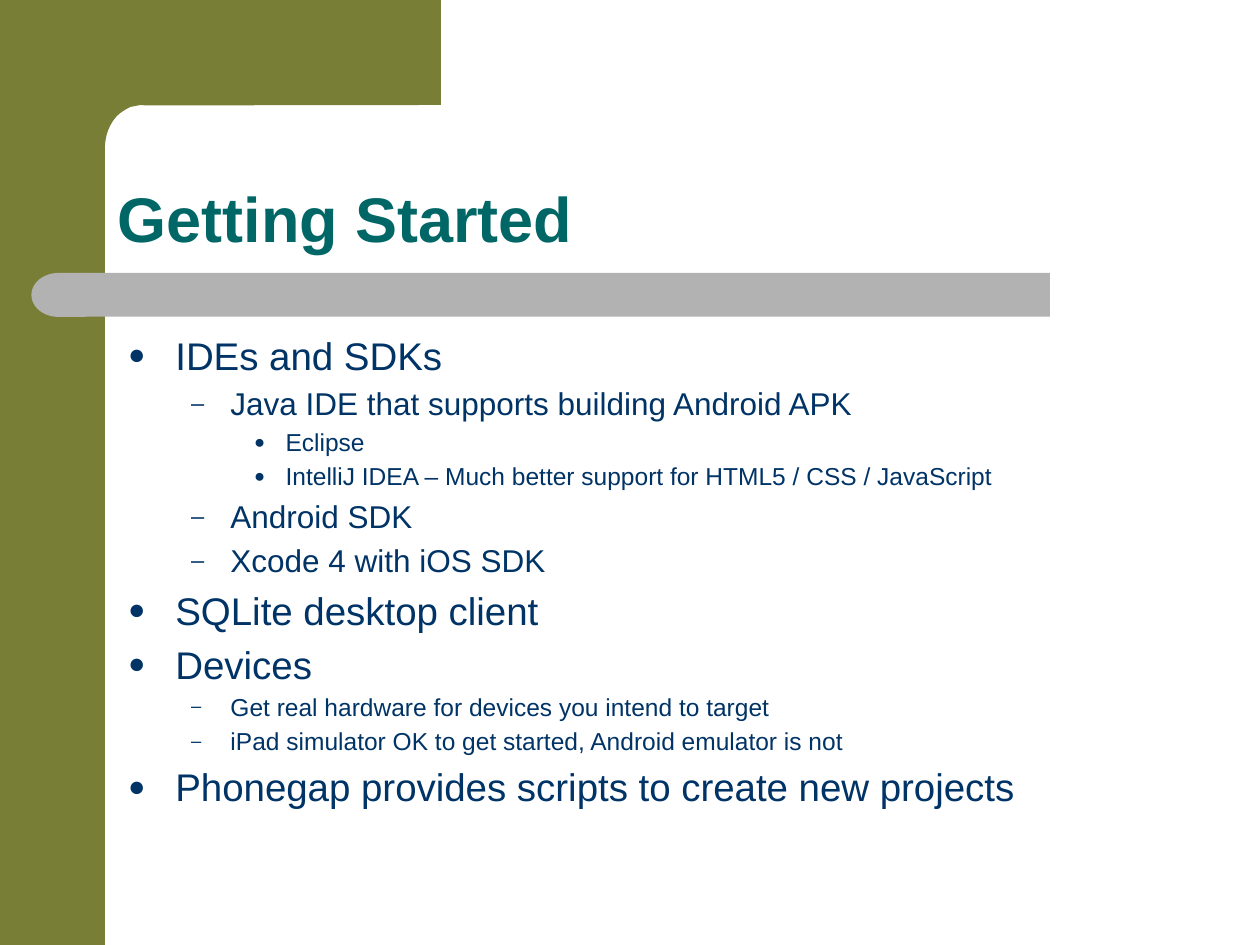
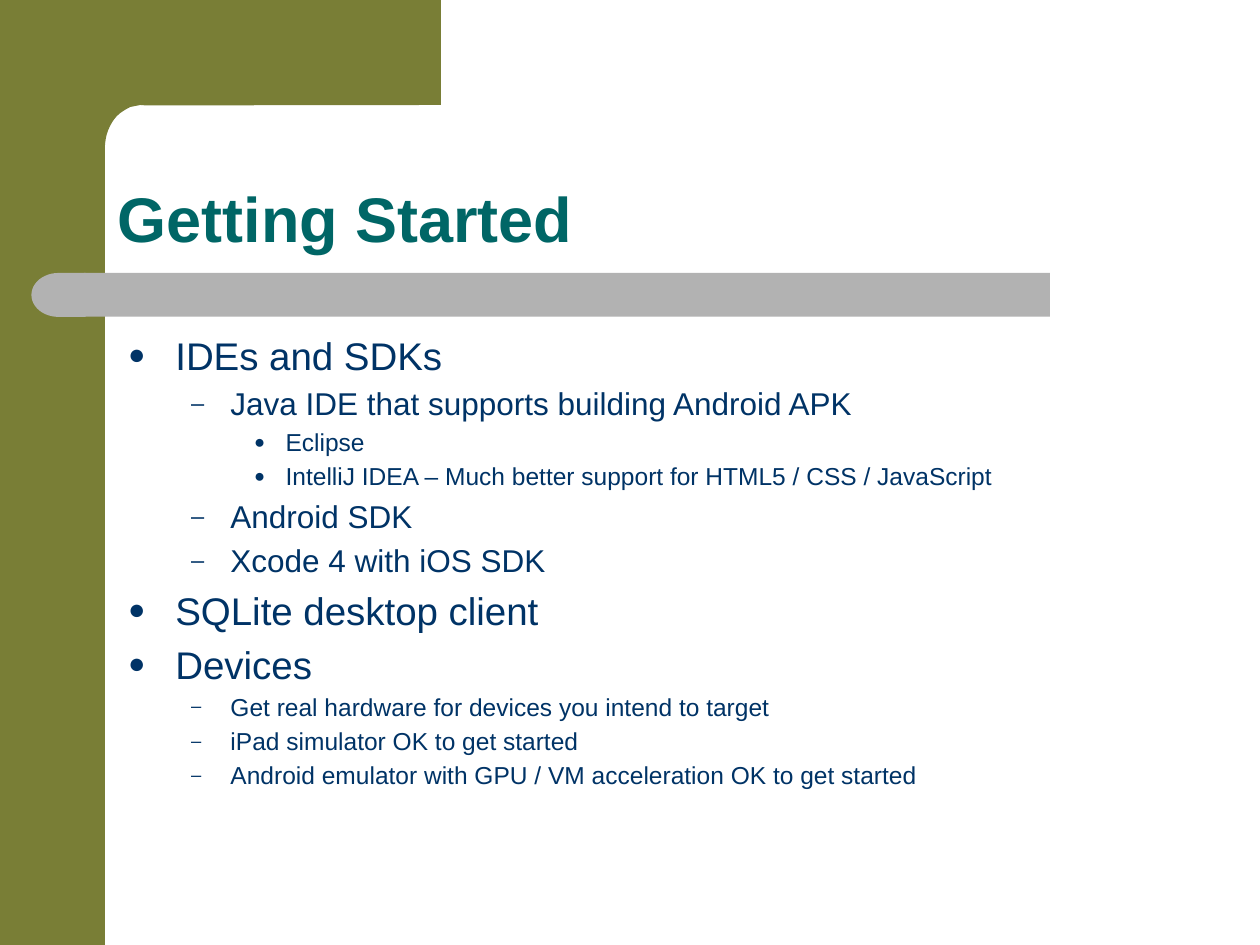
Before and after one commit to jkwuc89/RealPhonegapApp, a slide deck: slide 7 of RealWorldMobileAppDevelopment.pptx. Drawn at 1260x945 pixels with LibreOffice and Linux fonts; fonts in the diff are those of the drawing; background and template pictures are left out. Boxes give left, top, right and bottom in pixels: in the first picture for what was removed or moved away, otherwise in the second. Text is boxed around its words. In the diff, an @@ line names an element or a change of style, - is before the commit and + after.

```diff
--- a/RealWorldMobileAppDevelopment.pptx
+++ b/RealWorldMobileAppDevelopment.pptx
@@ text at [230, 732, 916, 789]: text changed @@
-  – iPad simulator OK to get started, Android emulator is not
-● Phonegap provides scripts to create new projects
+  – iPad simulator OK to get started
+  – Android emulator with GPU / VM acceleration OK to get started
```
Also in this commit, not shown: 3 other slides changed.
